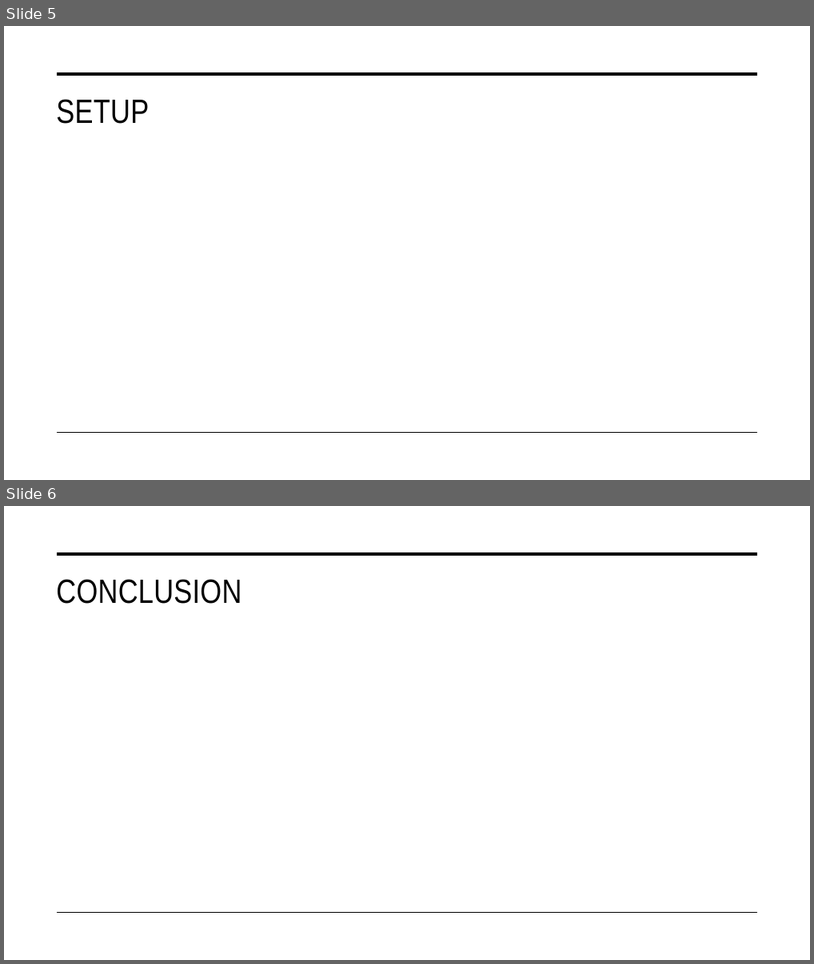
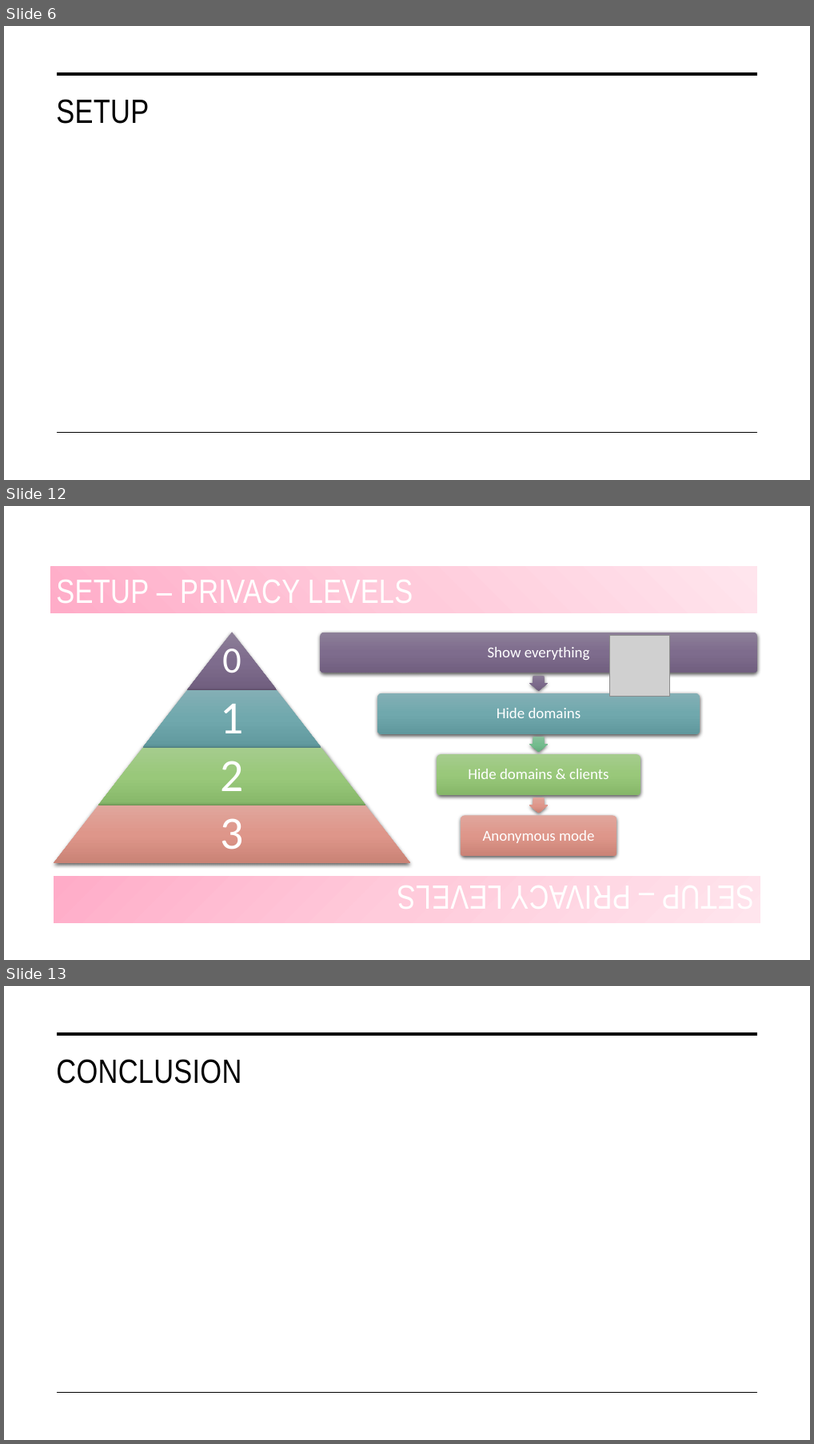
Before and after one commit to fadwa2208/PiHoleProject, a slide deck: PiHole.pptx. Shown one above the other, each under a label of ours: slides 5 and 6 before the commit, slides 6, 12 and 13 after it; the slides between them are not shown. The pictures are 814x964 and 814x1444 pixels, drawn with LibreOffice and Linux fonts; fonts in the diff are those of the drawing; grey boxes stand for pictures. Boxes give left, top, right and bottom in pixels: in the first picture for what was removed or moved away, otherwise in the second. Text is boxed around its words. In the diff, an @@ line names an element or a change of style, - is before the commit and + after.

```diff
--- a/PiHole.pptx
+++ b/PiHole.pptx
@@ slide 12 added at <box>4,506,810,960</box>, background #FFFFFF; not listed: 2 template elements that a slide beside it also shows @@
@@ rectangle added at <box>50,512,758,558</box>, fill #FFFFFF @@
@@ title added at <box>50,567,758,613</box>, fill gradient #FFADC8 to #FFCCDC to #FFE5ED, 40 pt, text #FFFFFF @@
+SETUP – PRIVACY LEVELS
@@ picture added at <box>610,636,670,696</box> @@
@@ group added at <box>54,632,410,863</box>: 4 trapezoids, 4 texts @@
+0
+1
+2
+3
@@ group added at <box>320,632,758,856</box>: 4 rounded rectangles, 4 texts, 3 right arrows @@
+Show everything
+Hide domains
+Hide domains & clients
+Anonymous mode
@@ rectangle added at <box>54,876,761,922</box>, fill gradient #FFADC8 to #FFCCDC to #FFE5ED, 40 pt, text #FFFFFF @@
+SETUP – PRIVACY LEVELS
@@ what was slide 5 is now slide 6 @@
@@ what was slide 6 is now slide 13 @@
```
Also in this commit, not shown: 1 slide changed, 7 other slides added, 1 slide removed.
